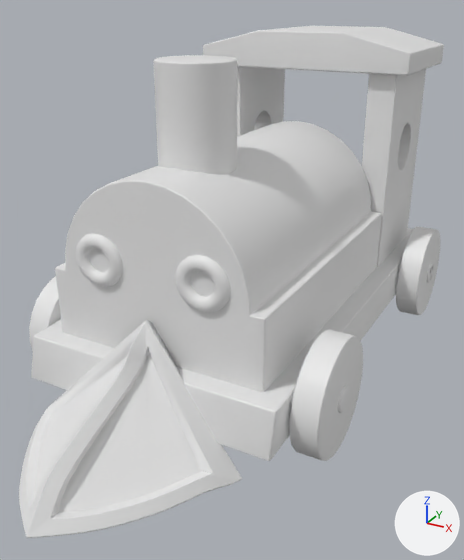
What one commit did to the FBX model Assets/models/train/locomotive.fbx.
Before and after are seen from a camera (50 mm lens) standing at (0.819, -2.43, 1.017) and looking at (0.013, -0.965, 0.284). The lights are fixed; the arrows at lower right show +X, +Y and +Z. Where no turn or scale is listed for an object, it has been applied to the vertices. Vertices at the same position are counted once.

Objects in the first picture: 'Locomotive'.
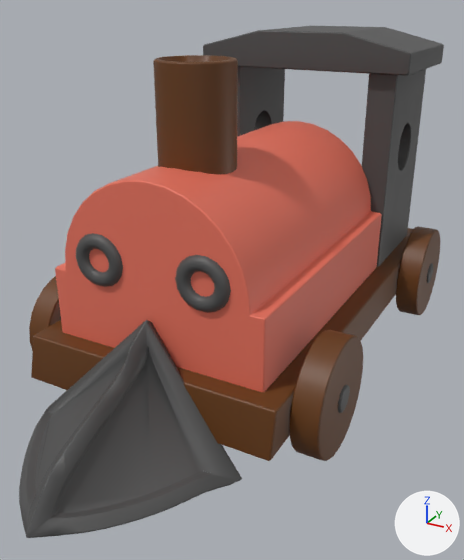
What differs and where, as boxes (x1, y1, x2, y2) in the pictures (464 x 560 px; the box of a moved part takes in the faces that stretch with it):
```json
{"part": 1, "of": "me_object_0_004", "change": "moved or reshaped", "before": [34, 348, 148, 518], "after": [34, 348, 148, 518]}
{"part": 2, "of": "me_object_0_004", "change": "built on", "before": [156, 55, 236, 62], "after": [156, 55, 236, 62]}
{"part": 3, "of": "me_object_0_004", "change": "recoloured", "before": [55, 121, 382, 392], "after": [55, 121, 382, 392], "on screen": "grey to red"}
{"part": 4, "of": "me_object_0_004", "change": "recoloured", "before": [29, 59, 440, 461], "after": [29, 59, 440, 461], "on screen": "grey to brown"}
{"part": 5, "of": "me_object_0_004", "change": "recoloured", "before": [19, 26, 444, 538], "after": [19, 26, 444, 538], "on screen": "white to grey"}
```

Edits to the scene script, one JSON object a line:
```json
{"op": "add", "block": "mat_material_005", "code": ["mat_material_005 = principled_material('Material.005')", "mat_material_005.base_color = (0.0766, 0.0766, 0.0766)  # dark grey #4e4e4e"]}
{"op": "add", "block": "mat_material_002", "code": ["mat_material_002 = principled_material('Material.002')", "mat_material_002.base_color = (0.8, 0.17, 0.111)  # red #e7735e"]}
{"op": "add", "block": "mat_material_004", "code": ["mat_material_004 = principled_material('Material.004')", "mat_material_004.base_color = (0.133, 0.0433, 0.00601)  # brown #663b12"]}
{"block": "me_object_0_004", "where": "# used by ob_locomotive; location = (0.0, 0.0, 0.0)"}
{"op": "remove", "block": "me_object_0_004", "code": "me_object_0_004.from_pydata(...)  # 2472 vertices, 2634 faces; spans x -0.44..0.44, y -1.78..0.01, z -0.01..0.92"}
{"op": "add", "block": "me_object_0_004", "code": "me_object_0_004.from_pydata(...)  # 2512 vertices, 2683 faces; spans x -0.44..0.44, y -1.78..0.01, z -0.01..0.92"}
{"block": "me_object_0_004", "change": "me_object_0_004 part 1"}
{"block": "me_object_0_004", "change": "8 vertices are removed from x 0.0..0.03, y -1.71..-1.4, z 0.1..0.27"}
{"block": "me_object_0_004", "change": "36 faces are deleted"}
{"block": "me_object_0_004", "change": "37 new faces join them, mat_material_005 (dark grey #4e4e4e)"}
{"block": "me_object_0_004", "change": "me_object_0_004 part 2"}
{"block": "me_object_0_004", "change": "1 vertex is removed from x 0.0, y -1.11, z 0.89"}
{"block": "me_object_0_004", "change": "24 faces are deleted"}
{"block": "me_object_0_004", "change": "49 vertices are added at x -0.08..0.08, y -1.2..-1.03, z 0.61..0.89"}
{"block": "me_object_0_004", "change": "72 new faces join them, mat_material_004 (brown #663b12)"}
{"block": "me_object_0_004", "change": "me_object_0_004 part 3: 535 faces spanning x -0.3..0.3, y -1.33..0.01, z 0.12..0.66 switch from no material to mat_material_002 (red #e7735e)"}
{"block": "me_object_0_004", "change": "me_object_0_004 part 4: 554 faces spanning x -0.43..0.43, y -1.41..-0.06, z -0.01..0.89 switch from no material to mat_material_004 (brown #663b12)"}
{"block": "me_object_0_004", "change": "me_object_0_004 part 5: 1485 faces spanning x -0.44..0.44, y -1.78..-0.1, z 0.0..0.92 switch from no material to mat_material_005 (dark grey #4e4e4e)"}
```
